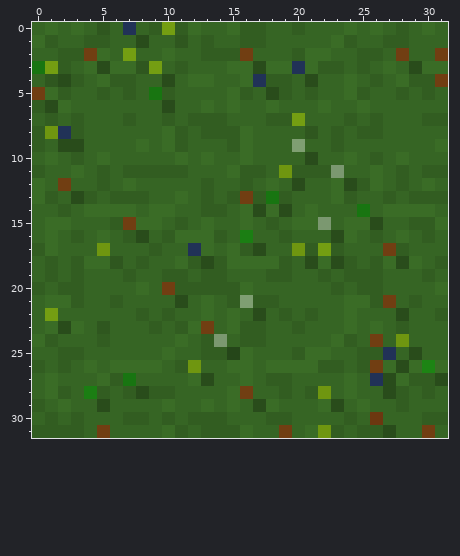
Two states of a pixel-art sprite, build/web/img/flower.png. Above is the file before it was changed.
The file is 32x32 pixels. Colours within 5 levels of each other are drawn and written as one.
And afterwards:
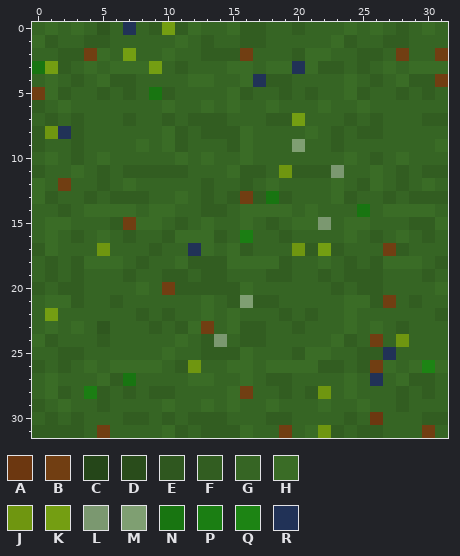
Palette (. is transparent): A #6c3710  B #713e12  C #254619  D #294c1b  E #2f571f  F #325d21  G #366524  H #3a6c26  J #6f9610  K #749e12  L #7b9870  M #7f9f72  N #187511  P #1b7e13  Q #1d8414  R #213257
Changes in this commit:
@@ x 0..31 @@
  0 GHGHGEGRGFKFHGGHFFGGFGGGHGHGFGHG
- 1 HFGGFFGGDGGEGFGGFFGGGGGHFGGFFGGG
+ 1 HFGGFFGGGGGHGFGGFFGGGGGHFGGFFGGG
  2 GGFFBHGKGGHGGFFFBGGGFHHGGFFGBGGB
- 3 NKFGHDHHEKGFGGGHHDHHRHFFGFGHGDHH
- 4 GEDFGHFFGGDGHHGGHRFFGDGGHGFGHFFB
- 5 BHFGGFGFGNFGGGGHFGDFGFGGHFGGFGFG
- 6 FDHGGGGGGGDGGHGHGGHGGGHGGHGGGGGG
+ 3 NKFGHGHHHKGFGGGHHGHHRHFFGFGHGHHH
+ 4 GHGFGHFFGGGGHHGGHRFFGGGGHGFGHFFB
+ 5 BHFGGFGFGNFGGGGHFGGFGFGGHFGGFGFG
+ 6 FGHGGGGGGGHGGHGHGGHGGGHGGHGGGGGG
  7 GFGFGGGFGGFGFFFGGGFFKGGGFGFGGGFF
- 8 FJRFGGGGGGHFGFFFHGGGGEGFGFFGGGGG
- 9 FGDDGGGGHGHFGGGFHGGGMGGFGGGGGGGH
-10 GHGFGHGGGGGHGHGGHGGGGDGGHGFGHGGG
+ 8 FJRFGGGGGGHFGFFFHGGGGHGFGFFGGGGG
+ 9 FGGFGGGGHGHFGGGFHGGGMGGFGGGGGGGH
+10 GHGFGHGGGGGHGHGGHGGGGGGGHGFGHGGG
 11 FGGHGFGFFFFFGGGHFFGJFFFLGGHGFGFF
-12 HGBGGFGHGGGGGFGGFGHGDGGHDFHGFGHG
-13 HFGDFGFFFGGHGFGFBFNFGGGHFGGFGFFF
-14 GGFGHHHHGHHGGFFGHDHDGHGGGNGHHHHG
-15 GHHGGGFBHHGFGHGGHGFGHHLGHHDGGFFH
-16 GHGFGHGFDGFHHHFGPGGFGGGDHGFGHGFG
-17 FHGGGJGGGFGGRHGHFDGGJFKFGGGBFGGG
-18 GFGFHHEGFGGHFDFHHHHFGDHDFGFHDHGF
+12 HGBGGFGHGGGGGFGGFGHGGGGHGFHGFGHG
+13 HFGGFGFFFGGHGFGFBFNFGGGHFGGFGFFF
+14 GGFGHHHHGHHGGFFGHHHHGHGGGNGHHHHG
+15 GHHGGGFBHHGFGHGGHGFGHHLGHHGGGFFH
+16 GHGFGHGFGGFHHHFGPGGFGGGGHGFGHGFG
+17 FHGGGJGGGFGGRHGHFGGGJFKFGGGBFGGG
+18 GFGFHHHGFGGHFFFHHHHFGGHGFGFHHHGF
 19 GFGFGGGFGGFFGFFGGGFFGGFGFFFGGGFG
 20 FGFFGGGGHGBFFFFFHGGGGGGFGFFGGGGH
-21 GHHFGGFGGGGDGHGFMFFGGGGGHHFBGFGG
-22 GKGGGGGGFGFGGHGHGDGFGFGGHGGGDGGF
-23 GHDHGEGGGFGFHBGHFFGGFGGGHGHGFGGG
+21 GHHFGGFGGGGGGHGFMFFGGGGGHHFBGFGG
+22 GKGGGGGGFGFGGHGHGGGFGFGGHGGGGGGF
+23 GHGHGEGGGFGFHBGHFFGGFGGGHGHGFGGG
 24 HFGGGFGGGGGHGFLGFFGGGGGHFGBGJGGG
-25 GGFFGGGGGGHGGFFCHGGGFHHGGFFRGDGG
-26 FGFGHGHHHHGFJGGHHGHHHHFFGFBHDHQH
-27 GHGGGHFNGGGGHDGGHGFFGGGGHGRDHFFD
-28 GHFGPFGFDFFGGGGHBGGFGFJGHGGDFGFG
-29 FGHGGDGGGGHGGHGHGDHGGGHDGHGGFGGG
+25 GGFFGGGGGGHGGFFFHGGGFHHGGFFRGGGG
+26 FGFGHGHHHHGFJGGHHGHHHHFFGFBHGHQH
+27 GHGGGHFNGGGGHHGGHGFFGGGGHGRGHFFG
+28 GHFGPFGFGFFGGGGHBGGFGFJGHGGGFGFG
+29 FGHGGFGGGGHGGHGHGGHGGGHGGHGGFGGG
 30 GFGFGGGFFGFGFFFGGGFFGGGGFGAGGGFF
-31 FFFFGBGGGGHFGFFFHGGBGHJFGFFDGGBG
+31 FFFFGBGGGGHFGFFFHGGBGHJFGFFGGGBG
Where, in picture pixels (left, top, right, bottom), the same in both pictures:
changed: (45, 35, 448, 438)
